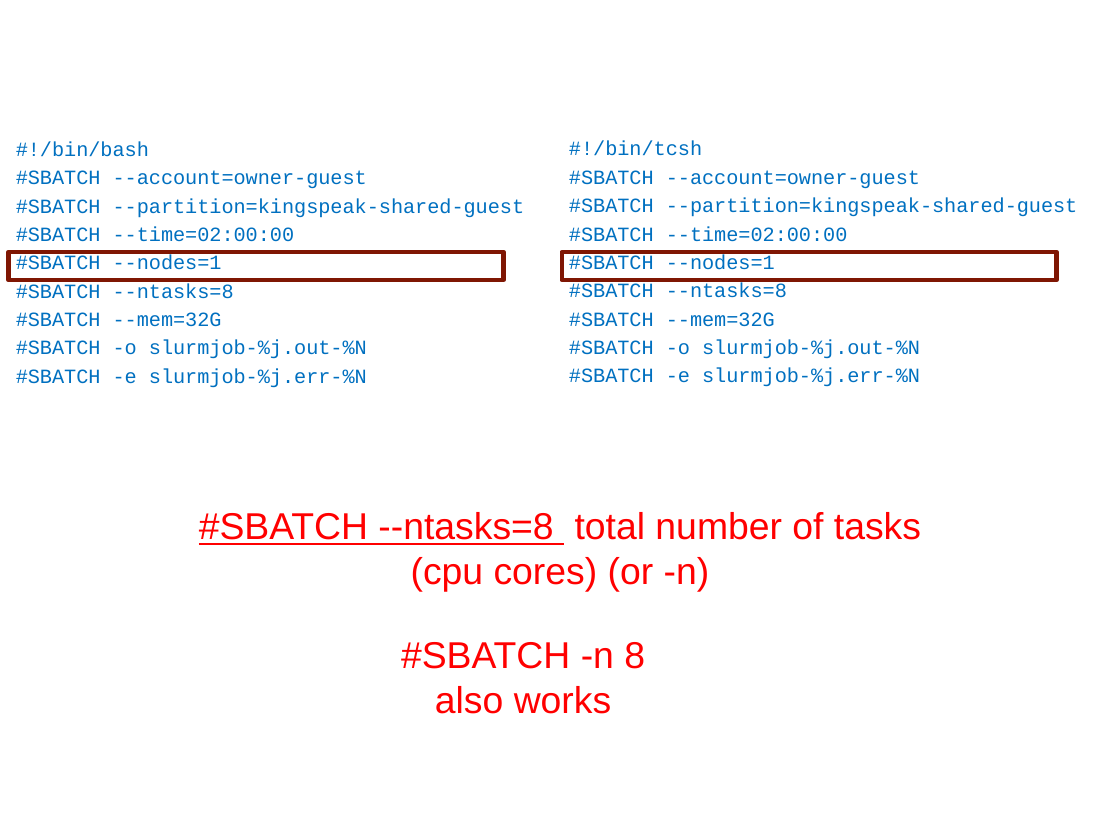
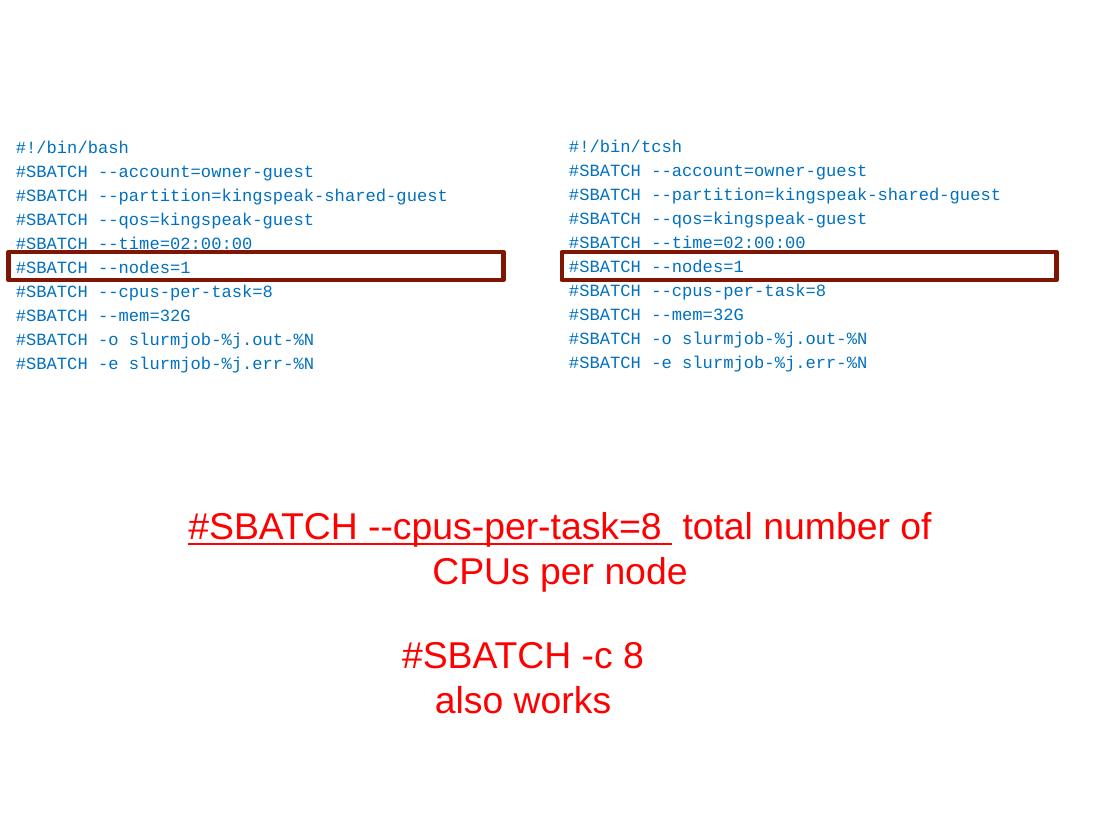
Before and after one commit to chpc-uofu/slurm-lectures, a slide deck: slide 25 of slurm-fall2024.pptx. Drawn at 1120x840 pixels with LibreOffice and Linux fonts; fonts in the diff are those of the drawing; background and template pictures are left out. Boxes give left, top, right and bottom in pixels: in the first picture for what was removed or moved away, otherwise in the second. Text is boxed around its words. In the diff, an @@ line names an element or a change of style, - is before the commit and + after.

```diff
--- a/slurm-fall2024.pptx
+++ b/slurm-fall2024.pptx
@@ text at (16, 140, 448, 373): size 13 to 11 pt in "#!/bin/bash", "#SBATCH --account=owner-guest", "#SBATCH --partition=kingspeak-shared-guest", "#SBATCH --time=02:00:00" and 4 more places @@
@@ text at (569, 140, 1001, 372): size 13 to 11 pt in "#!/bin/tcsh", "#SBATCH --account=owner-guest", "#SBATCH --partition=kingspeak-shared-guest", "#SBATCH --time=02:00:00" and 4 more places @@
@@ text at (16, 212, 314, 229): paragraph added @@
+#SBATCH --qos=kingspeak-guest
@@ text at (569, 212, 867, 228): paragraph added @@
+#SBATCH --qos=kingspeak-guest
@@ text at (16, 284, 273, 301): text changed; size 13 to 11 pt @@
-#SBATCH --ntasks=8
+#SBATCH --cpus-per-task=8
@@ text at (569, 284, 826, 300): text changed; size 13 to 11 pt @@
-#SBATCH --ntasks=8
+#SBATCH --cpus-per-task=8
@@ text at (188, 512, 931, 592): text changed @@
-#SBATCH --ntasks=8 total number of tasks (cpu cores) (or -n)
+#SBATCH --cpus-per-task=8 total number of CPUs per node
@@ text at (402, 642, 644, 669): text changed @@
-#SBATCH -n 8
+#SBATCH -c 8
```
Also in this commit, not shown: 28 other slides changed, 1 slide added, 1 other file.
